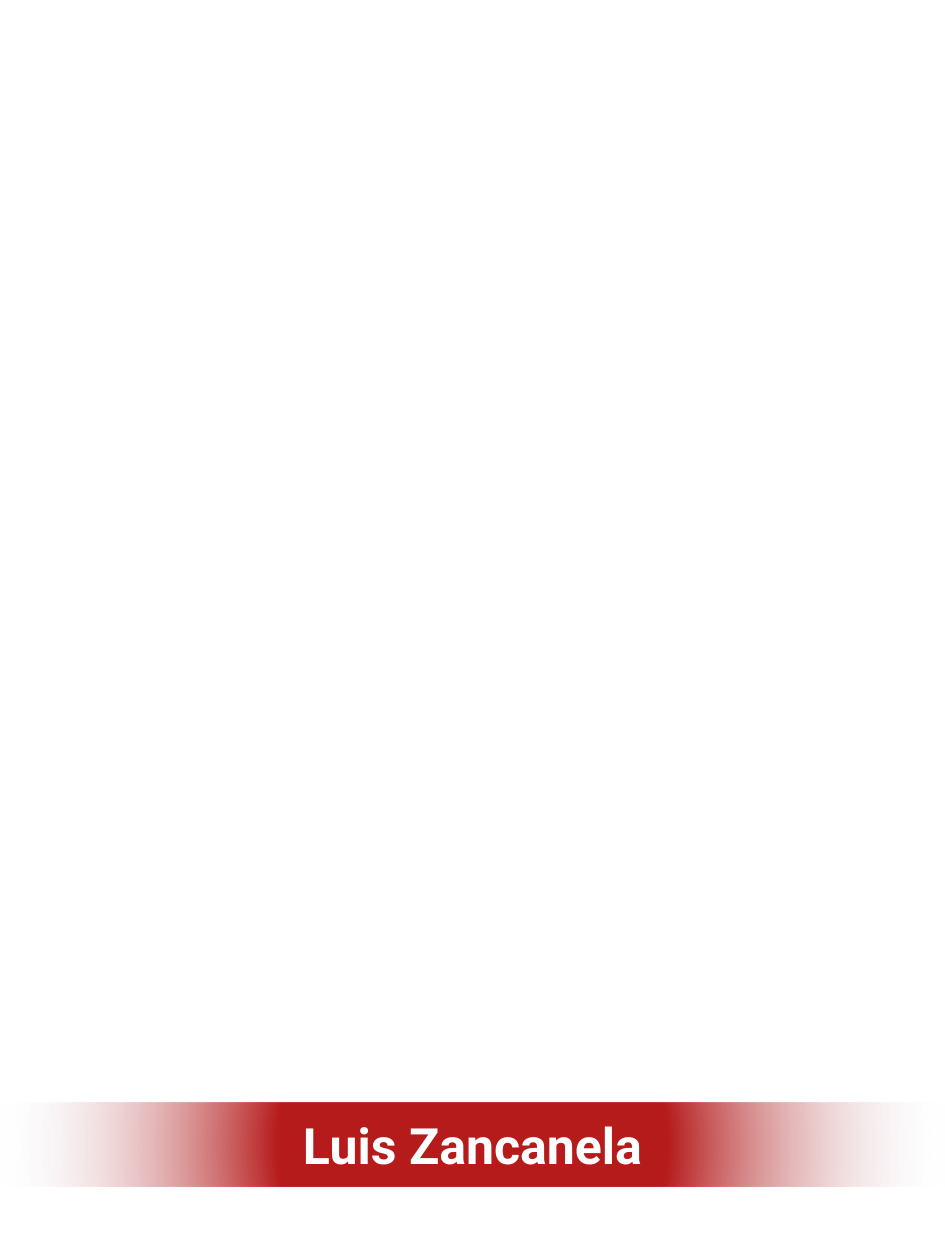
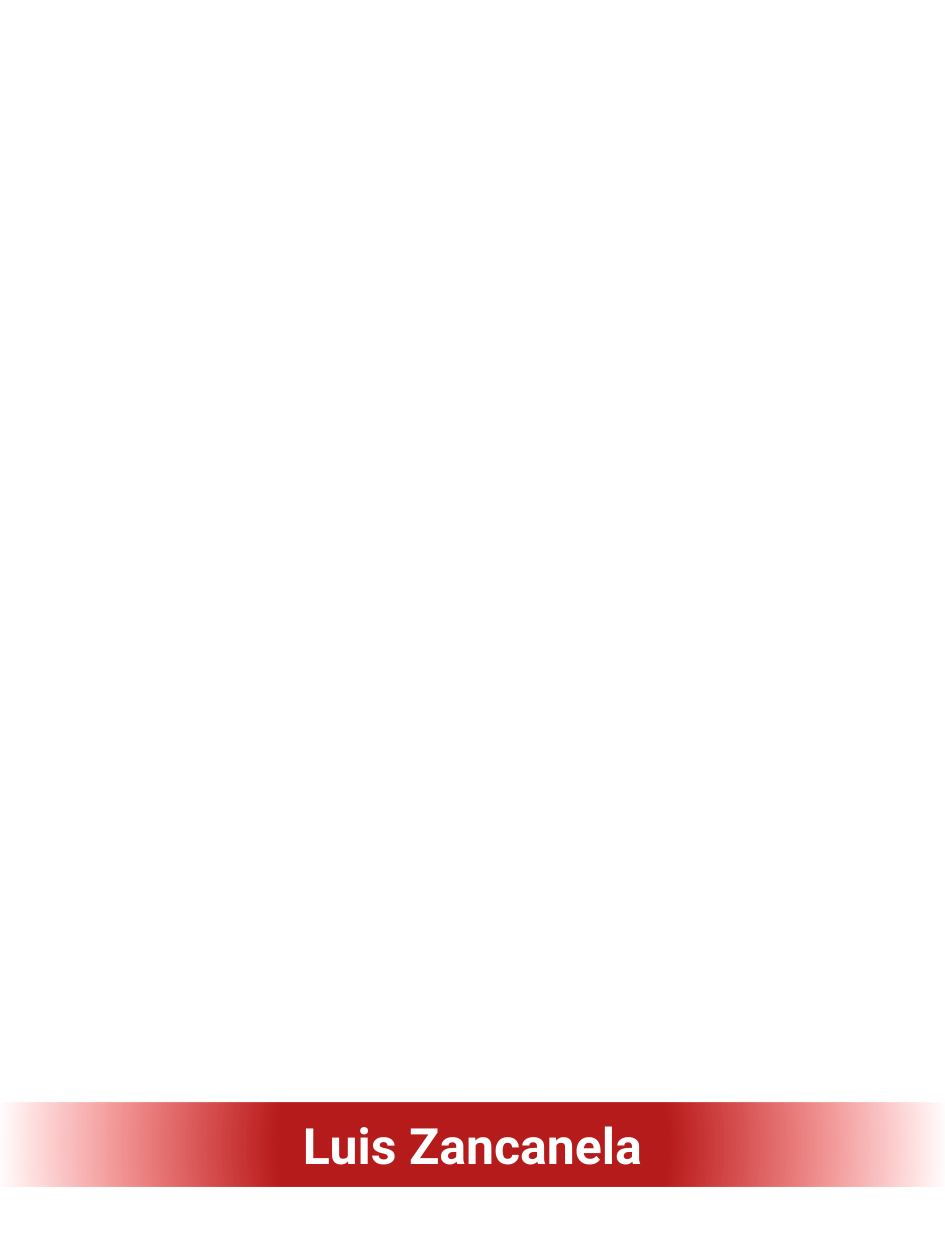
Before and after one commit to didifive/ebook-com-ia, a slide deck: slide 1 of ebook-Java-Bushido.pptx. Drawn at 945x1260 pixels with LibreOffice and Linux fonts; fonts in the diff are those of the drawing; background and template pictures are left out. Boxes give left, top, right and bottom in pixels: in the first picture for what was removed or moved away, otherwise in the second. Text is boxed around its words. In the diff, an @@ line names an element or a change of style, - is before the commit and + after.

```diff
--- a/ebook-Java-Bushido.pptx
+++ b/ebook-Java-Bushido.pptx
@@ rectangle "Luis Zancanela" at (0, 1102, 945, 1186): fill gradient #B71C1C to #F0F8FD to gradient #B71C1C to #FF0000 @@
```
Also in this commit, not shown: 1 other slide changed, 1 other file.
